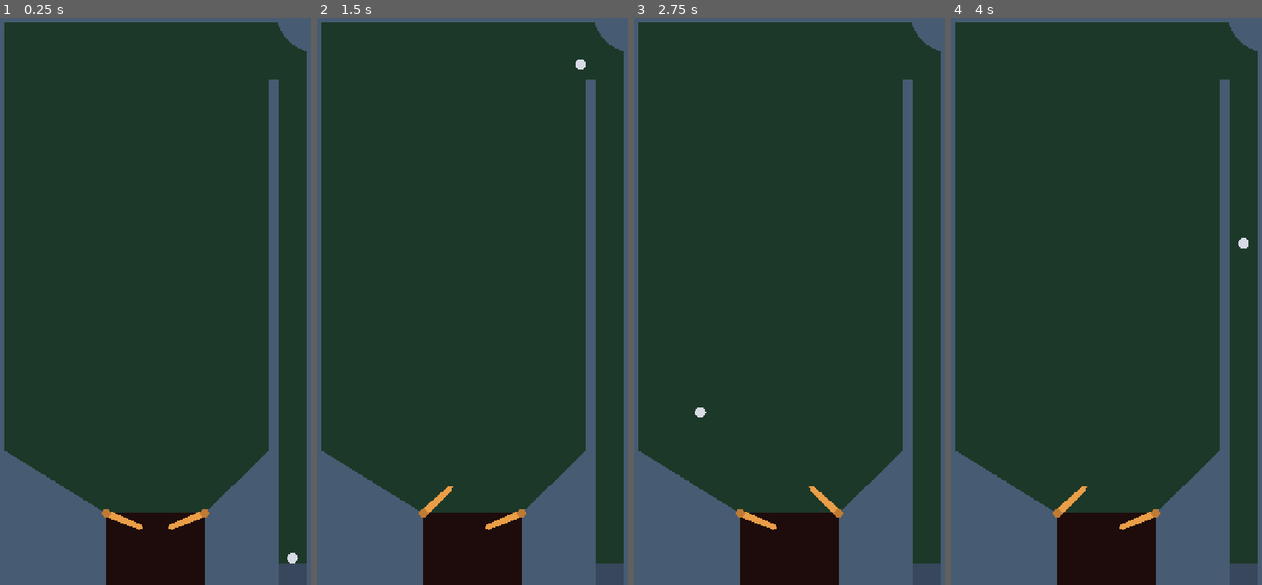
Above: before the commit, frames 1-4 (left to right).
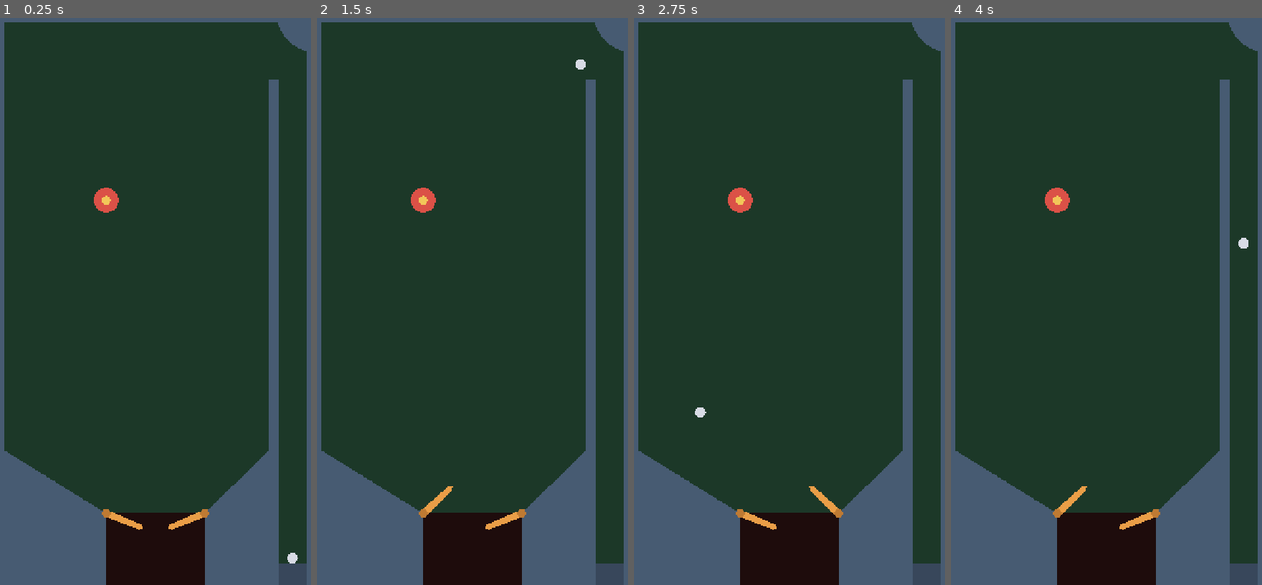
Above: after the commit, the same moments.

Repository: StephenForte/The-Squishy-Pinball-Machine
Game: Godot game, scene res://scenes/main.tscn
Same seed, same stepped clock (60 frames per second), same inputs: the game is played once before the commit and once after it.
Inputs:
- Up to frame 1 (0.25 s): no input
- Up to frame 2 (1.5 s): tap Enter at 0.5 s; hold D (flipper_right) 0.53-1.28 s; hold Space (launch_ball) 0.53-1.28 s; hold A (flipper_left) from 1.28 s (still down); tap Space (launch_ball) at 1.35 s
- Up to frame 3 (2.75 s): release A (flipper_left) at 2.03 s; hold D (flipper_right) from 2.03 s (still down); hold Space (launch_ball) from 2.03 s (still down)
- Up to frame 4 (4 s): tap R (restart) at 2.75, 3.5 s; release Space (launch_ball) at 2.78 s; tap Space (launch_ball) at 2.85 s; release D (flipper_right) at 3.53 s; hold A (flipper_left) from 3.53 s (still down); hold Space (launch_ball) from 3.53 s (still down)

The runs differ from the first frame. In frame 1, 0.3% of the frame differs, in the area x 30-39%, y 29-35%; in frame 2, 0.3%; in frame 3, 0.3%; in frame 4, 0.3%.

Commit message:
Add first scoring pop bumper.
One bumper at (250, 420) scores 100 through Game.add_score and kicks the ball, so the rest of the bank can be placed and tuned against a working pop.

Co-authored-by: Cursor <cursoragent@cursor.com>

Diff:
--- /dev/null
+++ b/scenes/bumper.tscn
@@ -0,0 +1,36 @@
+[gd_scene load_steps=5 format=3]
+
+[ext_resource type="Script" path="res://scripts/bumper.gd" id="1_bumper"]
+
+[sub_resource type="PhysicsMaterial" id="PhysicsMaterial_bumper"]
+friction = 0.05
+bounce = 0.55
+
+[sub_resource type="CircleShape2D" id="CircleShape2D_body"]
+radius = 28.0
+
+[sub_resource type="CircleShape2D" id="CircleShape2D_sensor"]
+radius = 32.0
+
+[node name="Bumper" type="StaticBody2D" groups=["bumpers"]]
+physics_material_override = SubResource("PhysicsMaterial_bumper")
+script = ExtResource("1_bumper")
+
+[node name="CollisionShape2D" type="CollisionShape2D" parent="."]
+shape = SubResource("CircleShape2D_body")
+
+[node name="Visual" type="Polygon2D" parent="."]
+color = Color(0.86, 0.32, 0.28, 1)
+polygon = PackedVector2Array(28, 0, 25.87, 10.72, 19.8, 19.8, 10.72, 25.87, 0, 28, -10.72, 25.87, -19.8, 19.8, -25.87, 10.72, -28, 0, -25.87, -10.72, -19.8, -19.8, -10.72, -25.87, 0, -28, 10.72, -25.87, 19.8, -19.8, 25.87, -10.72)
+
+[node name="Core" type="Polygon2D" parent="."]
+color = Color(0.95, 0.78, 0.35, 1)
+polygon = PackedVector2Array(10, 0, 8.66, 5, 5, 8.66, 0, 10, -5, 8.66, -8.66, 5, -10, 0, -8.66, -5, -5, -8.66, 0, -10, 5, -8.66, 8.66, -5)
+
+[node name="Sensor" type="Area2D" parent="."]
+collision_layer = 0
+collision_mask = 1
+monitorable = false
+
+[node name="CollisionShape2D" type="CollisionShape2D" parent="Sensor"]
+shape = SubResource("CircleShape2D_sensor")
--- a/scenes/table.tscn
+++ b/scenes/table.tscn
@@ -1,8 +1,9 @@
-[gd_scene load_steps=14 format=3]
+[gd_scene load_steps=15 format=3]
 
 [ext_resource type="Script" path="res://scripts/table.gd" id="1_table"]
 [ext_resource type="Script" path="res://scripts/launcher.gd" id="2_launcher"]
 [ext_resource type="PackedScene" path="res://scenes/flipper.tscn" id="3_flipper"]
+[ext_resource type="PackedScene" path="res://scenes/bumper.tscn" id="4_bumper"]
 
 [sub_resource type="PhysicsMaterial" id="PhysicsMaterial_walls"]
 friction = 0.25
@@ -144,3 +145,6 @@
 position = Vector2(470, 1120)
 action_name = &"flipper_right"
 facing = -1
+
+[node name="Bumper1" parent="." instance=ExtResource("4_bumper")]
+position = Vector2(250, 420)
--- /dev/null
+++ b/scripts/bumper.gd
@@ -0,0 +1,53 @@
+extends StaticBody2D
+
+## Pop bumper: one score + kick per visit. Detection is this node's Area2D,
+## not the ball scene (D-013). Debounce keeps a jittering overlap from
+## firing add_score more than once.
+@export var kick_impulse: float = 650.0
+@export var radius: float = 28.0
+
+const SCORE := 100
+const COOLDOWN_SEC := 0.18
+
+var _cooling: bool = false
+var _scored_bodies: Dictionary = {}
+
+
+func _ready() -> void:
+	add_to_group("bumpers")
+	var sensor: Area2D = $Sensor
+	sensor.body_entered.connect(_on_sensor_body_entered)
+	sensor.body_exited.connect(_on_sensor_body_exited)
+
+
+func _on_sensor_body_entered(body: Node2D) -> void:
+	if not body.is_in_group("ball"):
+		return
+	if _cooling:
+		return
+	if _scored_bodies.has(body):
+		return
+	_scored_bodies[body] = true
+	_cooling = true
+	Game.add_score(SCORE)
+	_kick(body)
+	get_tree().create_timer(COOLDOWN_SEC).timeout.connect(_end_cooldown, CONNECT_ONE_SHOT)
+
+
+func _on_sensor_body_exited(body: Node2D) -> void:
+	_scored_bodies.erase(body)
+
+
+func _end_cooldown() -> void:
+	_cooling = false
+
+
+func _kick(body: Node2D) -> void:
+	if not body is RigidBody2D:
+		return
+	var ball := body as RigidBody2D
+	var away := ball.global_position - global_position
+	if away.length_squared() < 0.0001:
+		away = Vector2.UP
+	ball.sleeping = false
+	ball.apply_central_impulse(away.normalized() * kick_impulse)
Not shown, added: scripts/bumper.gd.uid
